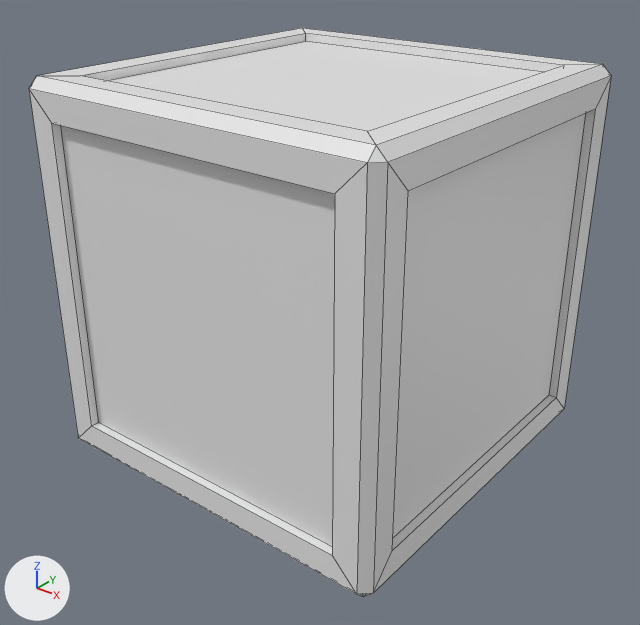
The Blender file raw_assets/box.blend: old version first, new version second.
Both versions are drawn from a camera (50 mm lens) standing at (1.319, -1.682, 1.398) and looking at (0.017, -0.055, 0.389). Lighting does not change. The marker at lower left points along +X, +Y and +Z. The first picture is the older version. Mesh edges are drawn as thin lines.
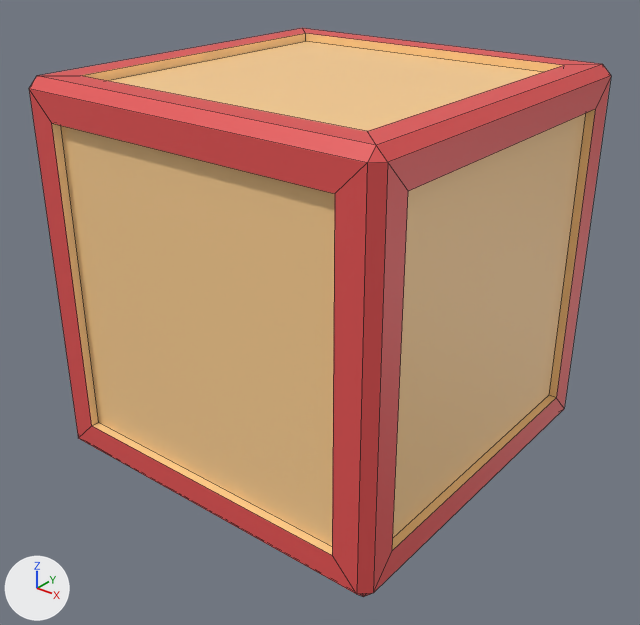
Diff of the bpy script that builds the scene:
```diff
--- a/raw_assets/box.blend.py
+++ b/raw_assets/box.blend.py
@@ mat_base @@
+mat_base = principled_material('Base')
+mat_base.base_color = (1.0, 0.642, 0.294)  # beige #ffd294
@@ mat_edges @@
+mat_edges = principled_material('Edges')
+mat_edges.base_color = (0.8, 0.0869, 0.0869)  # red #e75353
@@ me_box @@
 me_box.from_pydata(...)  # 72 vertices, 74 faces; spans x -0.5..0.5, y -0.5..0.5, z 0.0..1.0
 # used by ob_box; location = (0.0, 0.0, 0.0)
+# me_box part 1: 14 of the faces centred in x 0.0..0.487, y 0.0..0.487, z 0.012..0.987 switch from mat_material (white #e7e7e7) to mat_base (beige #ffd294)
+# me_box part 2: 7 of the faces centred in x -0.487..-0.406, y 0.0..0.487, z 0.012..0.987 switch from mat_material (white #e7e7e7) to mat_base (beige #ffd294)
+# me_box part 3: 7 of the faces centred in x 0.0..0.487, y -0.487..-0.406, z 0.012..0.987 switch from mat_material (white #e7e7e7) to mat_base (beige #ffd294)
+# me_box part 4: 2 of the faces centred in x -0.487..-0.406, y -0.487..-0.406, z 0.5 switch from mat_material (white #e7e7e7) to mat_base (beige #ffd294)
+# me_box part 5: 17 of the faces centred in x 0.0..0.499, y 0.0..0.499, z 0.001..0.999 switch from mat_material (white #e7e7e7) to mat_edges (red #e75353)
+# me_box part 6: 11 of the faces centred in x -0.499..-0.441, y 0.0..0.499, z 0.001..0.999 switch from mat_material (white #e7e7e7) to mat_edges (red #e75353)
+# me_box part 7: 11 of the faces centred in x 0.0..0.499, y -0.499..-0.441, z 0.001..0.999 switch from mat_material (white #e7e7e7) to mat_edges (red #e75353)
+# me_box part 8: 5 of the faces centred in x -0.499..-0.441, y -0.499..-0.441, z 0.017..0.983 switch from mat_material (white #e7e7e7) to mat_edges (red #e75353)
```

Where the change shows, as pixel boxes [x1, y1, x2, y2] in the pictures (640 x 625 px):
part 1 of me_box, recoloured (white to beige)
    both: [106, 33, 595, 550]
part 2 of me_box, recoloured
    both: [80, 33, 305, 80]
part 3 of me_box, recoloured (white to beige)
    both: [61, 126, 335, 555]
part 4 of me_box, recoloured
    both: [52, 123, 99, 425]
part 5 of me_box, recoloured
    both: [303, 28, 611, 592]
part 6 of me_box, recoloured
    both: [39, 28, 305, 76]
part 7 of me_box, recoloured (white to red)
    both: [29, 76, 408, 597]
part 8 of me_box, recoloured (white to red)
    both: [29, 89, 92, 438]
